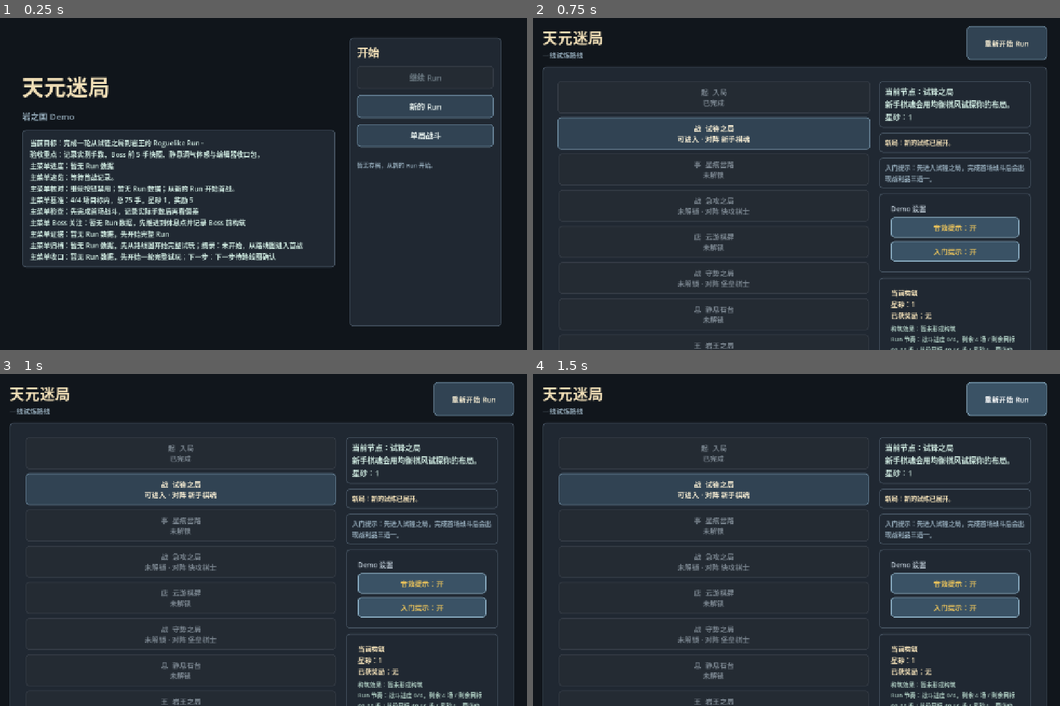
Above: before the commit, frames 1-4 (two rows, left to right).
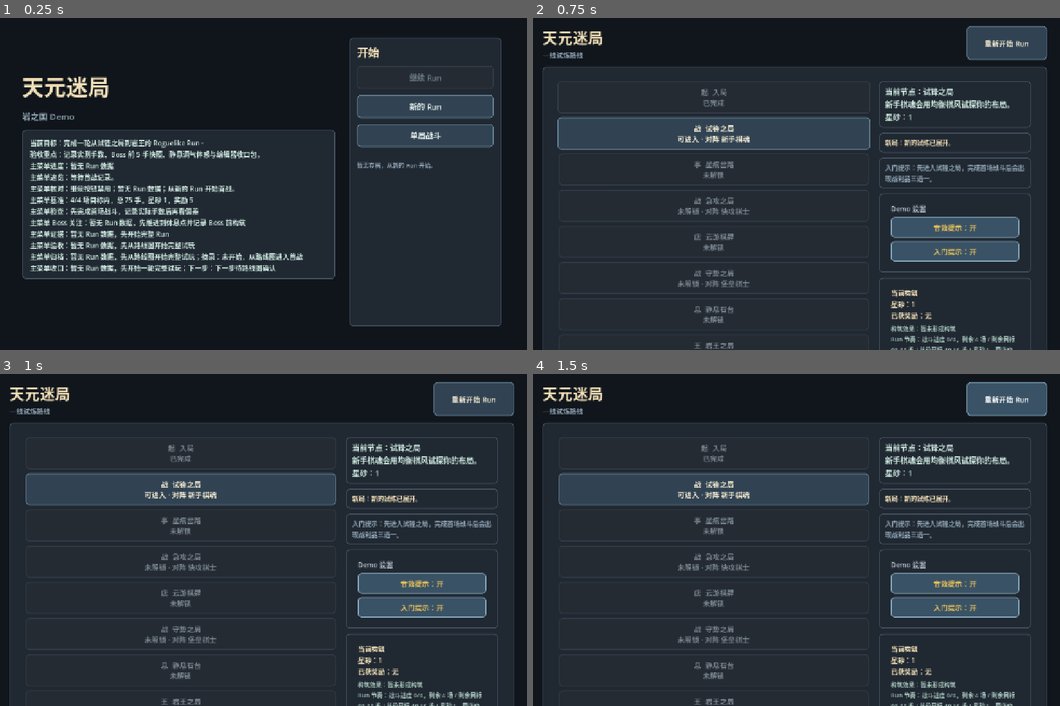
Above: after the commit, the same moments.

Repository: eason522/game
Game: Godot game, scene res://scenes/ui/MainMenu.tscn
Same seed, same stepped clock (60 frames per second), same inputs: the game is played once before the commit and once after it.
Inputs:
- Up to frame 1 (0.25 s): no input
- Up to frame 2 (0.75 s): click "新的 Run" at 0.5 s
- Up to frame 3 (1 s): no input
- Up to frame 4 (1.5 s): click "重新开始 Run" at 1.25 s

The runs differ from the first frame. In frame 1, 1.7% of the frame differs, in the area x 4-64%, y 67-79%; in frame 2, nothing differs; in frame 3, nothing differs; in frame 4, nothing differs.

Commit message:
推进主菜单验收门槛
本轮在主菜单补充验收门槛行，复用 RunPlaytestSimulator 的编辑器验收判断，让继续 Run 前即可确认样本未齐、缺 Boss 体感、Boss-only 复核或 Demo 验收通过。同步 main menu 冒烟测试、README 与 DEVELOPMENT_PLAN.md。

Diff:
--- a/scripts/ui/MainMenu.gd
+++ b/scripts/ui/MainMenu.gd
@@ -160,7 +160,7 @@
 		var snapshot_lines: Array = playtest_simulator.get_live_playtest_snapshot_lines(resume_state)
 		continue_button.text = _resume_button_text(resume_state)
 		status_label.text = "检测到可继续的 Run。\n%s" % _first_line(next_action_lines)
-		summary_label.text = "%s\n主菜单进度：%s\n主菜单速览：%s\n%s\n%s\n%s\n%s\n%s\n%s\n%s" % [
+		summary_label.text = "%s\n主菜单进度：%s\n主菜单速览：%s\n%s\n%s\n%s\n%s\n%s\n%s\n%s\n%s" % [
 			_base_summary_text(),
 			_first_line(snapshot_lines).trim_prefix("实机快照："),
 			" / ".join(closeout_lines),
@@ -169,18 +169,20 @@
 			_get_main_menu_playtest_check_line(resume_state),
 			_get_main_menu_boss_focus_line(resume_state),
 			_get_main_menu_evidence_line(resume_state),
+			_get_main_menu_acceptance_gate_line(resume_state),
 			_get_main_menu_archive_excerpt_line(resume_state),
 			_get_main_menu_closeout_line(resume_state),
 		]
 	else:
 		continue_button.text = "继续 Run"
 		status_label.text = "暂无存档，从新的 Run 开始。"
-		summary_label.text = "%s\n主菜单进度：暂无 Run 数据\n主菜单速览：等待首战记录。\n主菜单核对：继续按钮禁用；暂无 Run 数据；从新的 Run 开始首战。\n%s\n%s\n%s\n%s\n%s\n%s" % [
+		summary_label.text = "%s\n主菜单进度：暂无 Run 数据\n主菜单速览：等待首战记录。\n主菜单核对：继续按钮禁用；暂无 Run 数据；从新的 Run 开始首战。\n%s\n%s\n%s\n%s\n%s\n%s\n%s" % [
 			_base_summary_text(),
 			_get_main_menu_baseline_line(),
 			_get_main_menu_playtest_check_line(null),
 			_get_main_menu_boss_focus_line(null),
 			_get_main_menu_evidence_line(null),
+			_get_main_menu_acceptance_gate_line(null),
 			_get_main_menu_archive_excerpt_line(null),
 			_get_main_menu_closeout_line(null),
 		]
@@ -265,6 +267,16 @@
 	]
 
 
+func _get_main_menu_acceptance_gate_line(run_state) -> String:
+	var acceptance_lines: Array = playtest_simulator.get_editor_run_acceptance_lines(run_state)
+	var trimmed_lines: Array = []
+
+	for line in acceptance_lines:
+		trimmed_lines.append(String(line).trim_prefix("编辑器验收："))
+
+	return "主菜单验收：%s" % " / ".join(trimmed_lines)
+
+
 func _get_main_menu_closeout_line(run_state) -> String:
 	var live_closeout_lines: Array = playtest_simulator.get_live_run_closeout_lines(run_state)
 	var editor_packet_lines: Array = playtest_simulator.get_editor_closeout_packet_lines(run_state)
--- a/tests/main_menu_smoke.gd
+++ b/tests/main_menu_smoke.gd
@@ -67,6 +67,9 @@
 	if scene.summary_label == null or not scene.summary_label.text.contains("主菜单证据") or not scene.summary_label.text.contains("暂无 Run 数据"):
 		failures.append("main menu: expected no-save evidence line")
 
+	if scene.summary_label == null or not scene.summary_label.text.contains("主菜单验收") or not scene.summary_label.text.contains("暂无 Run 数据"):
+		failures.append("main menu: expected no-save acceptance gate line")
+
 	if scene.summary_label == null or not scene.summary_label.text.contains("主菜单归档") or not scene.summary_label.text.contains("暂无 Run 数据"):
 		failures.append("main menu: expected no-save archive and excerpt line")
 
@@ -108,6 +111,9 @@
 
 	if scene.summary_label == null or not scene.summary_label.text.contains("主菜单证据") or not scene.summary_label.text.contains("样本 0/4"):
 		failures.append("main menu: expected saved-run evidence line to request the first battle")
+
+	if scene.summary_label == null or not scene.summary_label.text.contains("主菜单验收") or not scene.summary_label.text.contains("实机样本未齐 0/4"):
+		failures.append("main menu: expected saved-run acceptance gate line to keep the sample open")
 
 	if scene.summary_label == null or not scene.summary_label.text.contains("主菜单归档") or not scene.summary_label.text.contains("等待首战记录"):
 		failures.append("main menu: expected saved-run archive line to wait for the first battle")
@@ -140,6 +146,9 @@
 
 	if scene.summary_label == null or not scene.summary_label.text.contains("主菜单证据") or not scene.summary_label.text.contains("样本 1/4"):
 		failures.append("main menu: expected evidence line to reflect partial live run progress")
+
+	if scene.summary_label == null or not scene.summary_label.text.contains("主菜单验收") or not scene.summary_label.text.contains("实机样本未齐 1/4"):
+		failures.append("main menu: expected acceptance gate line to reflect partial live run progress")
 
 	if scene.summary_label == null or not scene.summary_label.text.contains("主菜单归档") or not scene.summary_label.text.contains("样本 1/4 未齐"):
 		failures.append("main menu: expected archive line to keep partial saved runs open")
@@ -207,6 +216,9 @@
 	if scene.summary_label == null or not scene.summary_label.text.contains("主菜单证据") or not scene.summary_label.text.contains("可归档 Demo 验收证据"):
 		failures.append("main menu: expected accepted run evidence result on the menu")
 
+	if scene.summary_label == null or not scene.summary_label.text.contains("主菜单验收") or not scene.summary_label.text.contains("可作为本轮 Demo 实机验收"):
+		failures.append("main menu: expected accepted run acceptance gate result on the menu")
+
 	if scene.summary_label == null or not scene.summary_label.text.contains("摘录：Demo 验收通过"):
 		failures.append("main menu: expected accepted run recap excerpt on the menu")
 
Not shown, changed: DEVELOPMENT_PLAN.md
Not shown, changed: README.md
